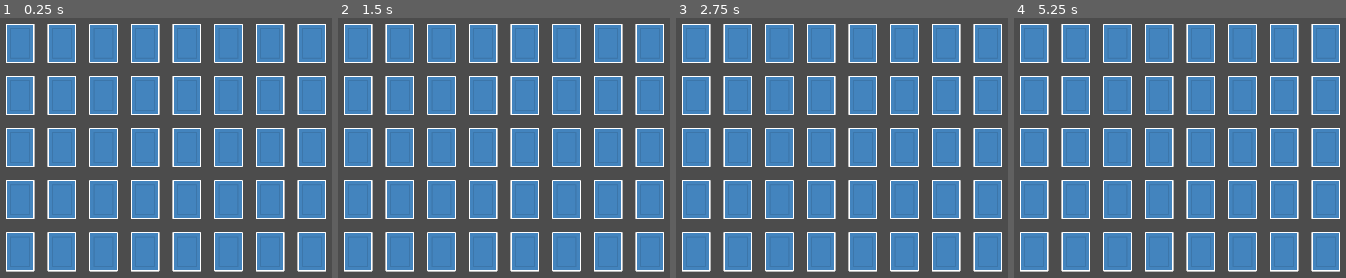
Above: before the commit, frames 1-4 (left to right).
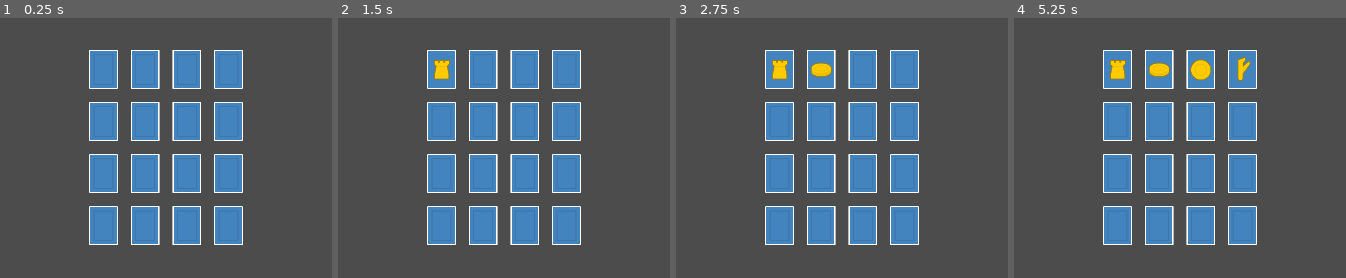
Above: after the commit, the same moments.

Repository: fijaniques/MemoryGame
Game: Godot game, scene res://Scenes/Table/Table.tscn
Same seed, same stepped clock (60 frames per second), same inputs: the game is played once before the commit and once after it.
Inputs (mouse positions are in pixels of both pictures, inside the frame that each line leads up to; where the layout moved, square brackets give the same spot in the first picture):
- Up to frame 1 (0.25 s): no input
- Up to frame 2 (1.5 s): click (440, 70) [357, 44] at 0.5 s; click (401, 44) at 1.27 s
- Up to frame 3 (2.75 s): click (822, 70) at 2.02 s
- Up to frame 4 (5.25 s): click (1116, 44) at 2.77 s; click (1199, 70) at 3.52 s; click (1160, 44) at 4.27 s; click (1243, 70) at 5.02 s

The runs differ from the first frame. In frame 1, 48% of the frame differs, in the area x 1-99%, y 2-98%; in frame 2, 48%; in frame 3, 48%; in frame 4, 48%.

Commit message:
added another difficulty. Set difficulty based on grid size

Diff:
--- a/Objects/Cards/Card.gd
+++ b/Objects/Cards/Card.gd
@@ -1,6 +1,5 @@
 extends TextureButton
 
-var uniqueID
 var cardID
 var initPos
 
@@ -8,3 +7,6 @@
 	rect_global_position = initPos
 	var tex = str("res://Sprites/", cardID, ".png")
 	texture_pressed = load(tex)
+
+func _toggled(button_pressed):
+	pass
--- a/Objects/Cards/Card.tscn
+++ b/Objects/Cards/Card.tscn
@@ -6,6 +6,7 @@
 [node name="Card" type="TextureButton"]
 anchor_right = 1.0
 anchor_bottom = 1.0
+toggle_mode = true
 texture_normal = ExtResource( 1 )
 script = ExtResource( 3 )
 __meta__ = {
--- a/Scenes/Table/Table.gd
+++ b/Scenes/Table/Table.gd
@@ -1,16 +1,22 @@
 extends Control
 
 var card = preload("res://Objects/Cards/Card.tscn")
-var fList :Array = []
+
+#DECK
 var cList :Array = []
 var fTotal :int
+
+#CARDS POSITION
 var initPos = Vector2(0,100)
 var currentPos = Vector2.ZERO
 var grid = Vector2.ZERO
 
+#DIFFICULTY
+enum{EASY, MEDIUM, HARD, EXTREME}
+var mode
 
-enum{EASY, MEDIUM, HARD}
-var mode
+#RULES
+
 
 func _ready():
 	randomize()
@@ -34,6 +40,7 @@
 	currentPos.y = 0
 
 	for y in grid.y:
+	#CREATE DECK BASED ON GRID SIZE
 		currentPos.x = 0
 		if(y > 0):
 			currentPos.y += 250
@@ -43,22 +50,23 @@
 			c += 1
 			currentPos.x += 200
 
+	#CENTRALIZE
 	var deckCenter = Vector2.ZERO
 	deckCenter.x = (currentPos.x - 60) / 2
 	deckCenter.y = (currentPos.y + 60) / 2
 	var center = get_rect().size / 2
-
 	$Deck.position = center - deckCenter
 
 func _set_difficulty():
-	mode = HARD
+	mode = MEDIUM
 	match mode:
 		EASY:
-			fTotal = 4
 			grid = Vector2(4,2)
 		MEDIUM:
-			fTotal = 10
-			grid = Vector2(5,4)
+			grid = Vector2(4,4)
 		HARD:
-			fTotal = 20
+			grid = Vector2(6,5)
+		EXTREME:
 			grid = Vector2(8,5)
+
+	fTotal = grid.x * grid.y / 2
